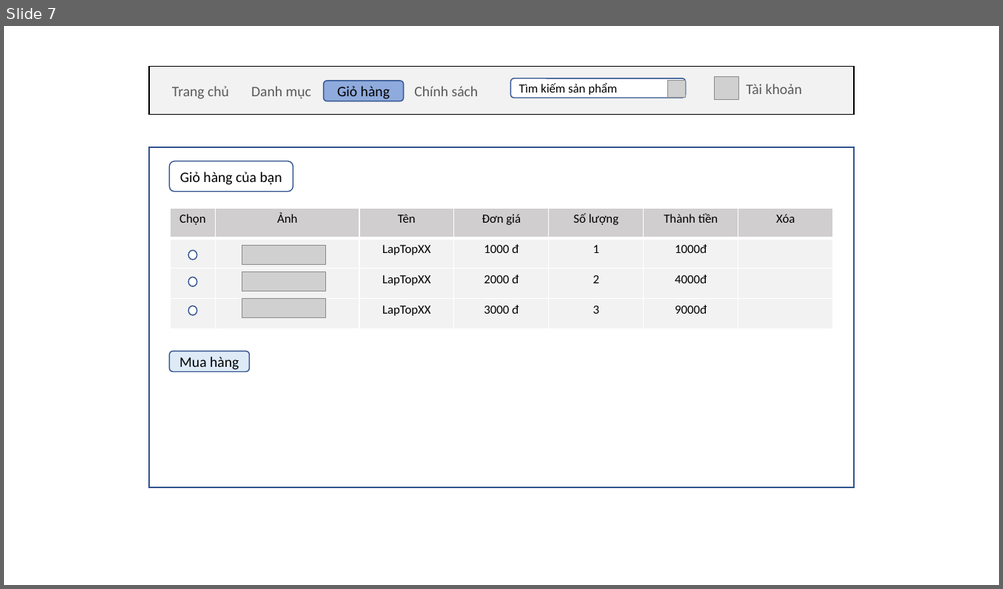
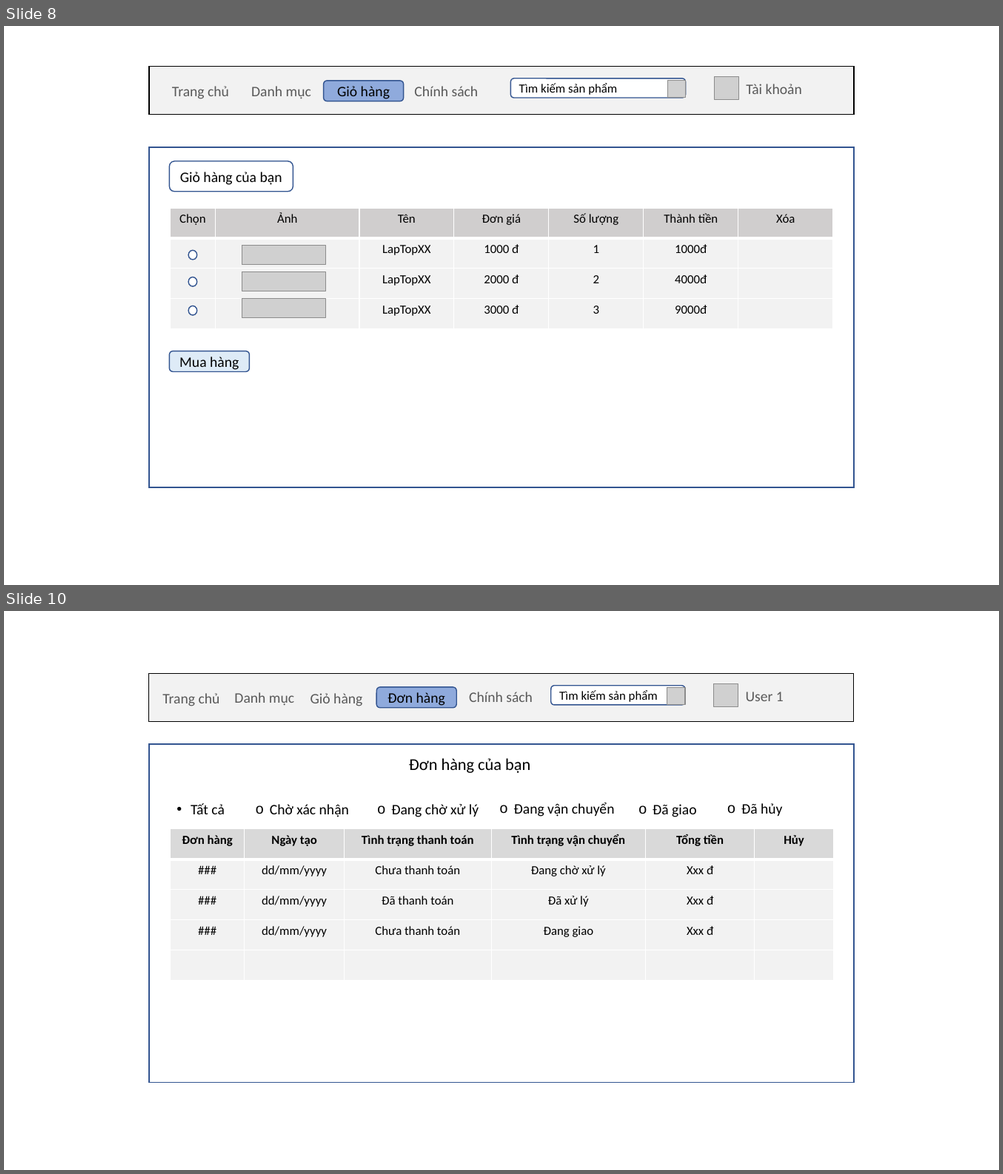
Before and after one commit to nghiemtruong07/DATN, a slide deck: Slide_DATN.pptx. Shown one above the other, each under a label of ours: slide 7 before the commit, slides 8 and 10 after it; the slides between them are not shown. The pictures are 1003x589 and 1003x1174 pixels, drawn with LibreOffice and Linux fonts; fonts in the diff are those of the drawing; grey boxes stand for pictures; background and template pictures are left out. Boxes give left, top, right and bottom in pixels: in the first picture for what was removed or moved away, otherwise in the second. Text is boxed around its words. In the diff, an @@ line names an element or a change of style, - is before the commit and + after.

```diff
--- a/Slide_DATN.pptx
+++ b/Slide_DATN.pptx
@@ slide 10 added at <box>4,611,999,1170</box>, background #FFFFFF @@
@@ rounded rectangle added at <box>376,687,456,708</box>, fill #8FAADC, outline #325491 1 pt, 14 pt, text #000000 @@
+Đơn hàng
@@ group added at <box>149,674,853,722</box>: 5 texts, 2 pictures, 1 rectangle, 1 rounded rectangle @@
+Trang chủ
+Danh mục
+Tìm kiếm sản phẩm
+User 1
+Giỏ hàng
+Chính sách
@@ rectangle added at <box>150,744,854,1083</box>, fill #FFFFFF, outline #325491 1 pt @@
@@ text added at <box>409,758,530,773</box>, 16 pt, text #000000 @@
+Đơn hàng của bạn
@@ text added at <box>190,803,225,815</box>, 14 pt, text #000000 @@
+• Tất cả
@@ text added at <box>270,804,349,817</box>, 14 pt, text #000000 @@
+o Chờ xác nhận
@@ text added at <box>391,804,478,817</box>, 14 pt, text #000000 @@
+o Đang chờ xử lý
@@ text added at <box>514,803,614,817</box>, 14 pt, text #000000 @@
+o Đang vận chuyển
@@ text added at <box>652,804,696,817</box>, 14 pt, text #000000 @@
+o Đã giao
@@ text added at <box>741,803,782,816</box>, 14 pt, text #000000 @@
+o Đã hủy
@@ table added at <box>170,829,833,981</box>, 5 rows, 6 columns @@
+Đơn hàng | Ngày tạo | Tình trạng thanh toán | Tình trạng vận chuyển | Tổng tiền | Hủy
+### | dd/mm/yyyy | Chưa thanh toán | Đang chờ xử lý | Xxx đ | 
+### | dd/mm/yyyy | Đã thanh toán | Đã xử lý | Xxx đ | 
+### | dd/mm/yyyy | Chưa thanh toán | Đang giao | Xxx đ | 
+ |  |  |  |  | 
@@ table added at <box>170,829,834,980</box>, 5 rows, 6 columns @@
+Đơn hàng | Ngày tạo | Tình trạng thanh toán | Tình trạng vận chuyển | Tổng tiền | Hủy
+### | dd/mm/yyyy | Chưa thanh toán | Đang chờ xử lý | Xxx đ | 
+### | dd/mm/yyyy | Đã thanh toán | Đã xử lý | Xxx đ | 
+### | dd/mm/yyyy | Chưa thanh toán | Đang giao | Xxx đ | 
+ |  |  |  |  | 
@@ what was slide 7 is now slide 8 @@
```
Also in this commit, not shown: 5 other slides added, 24 other files.
